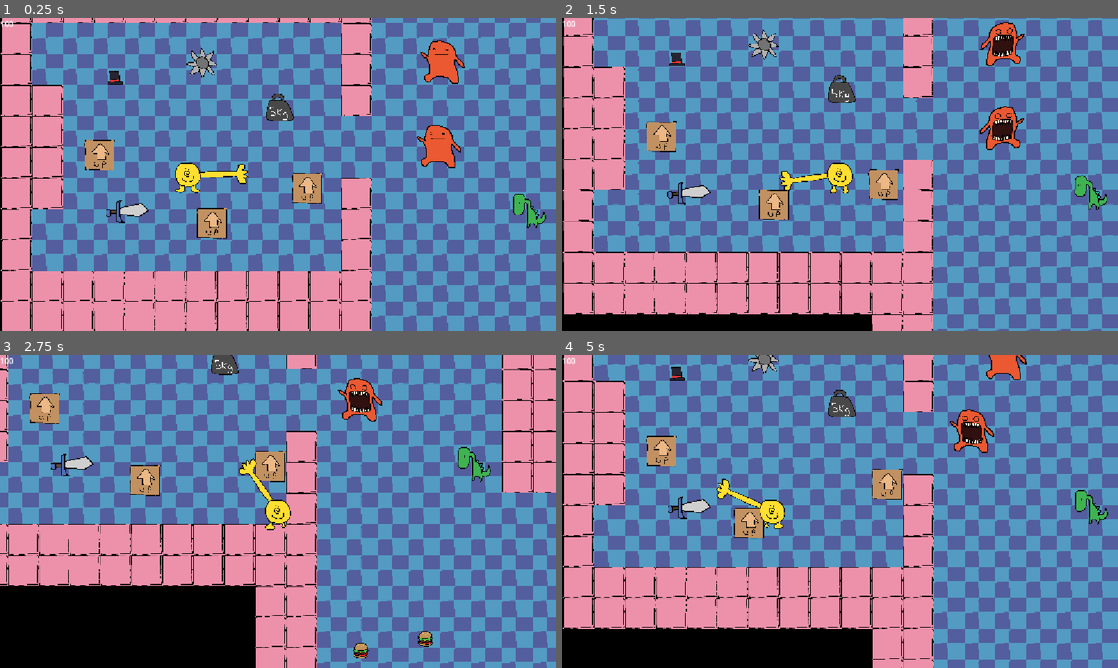
Above: before the commit, frames 1-4 (two rows, left to right).
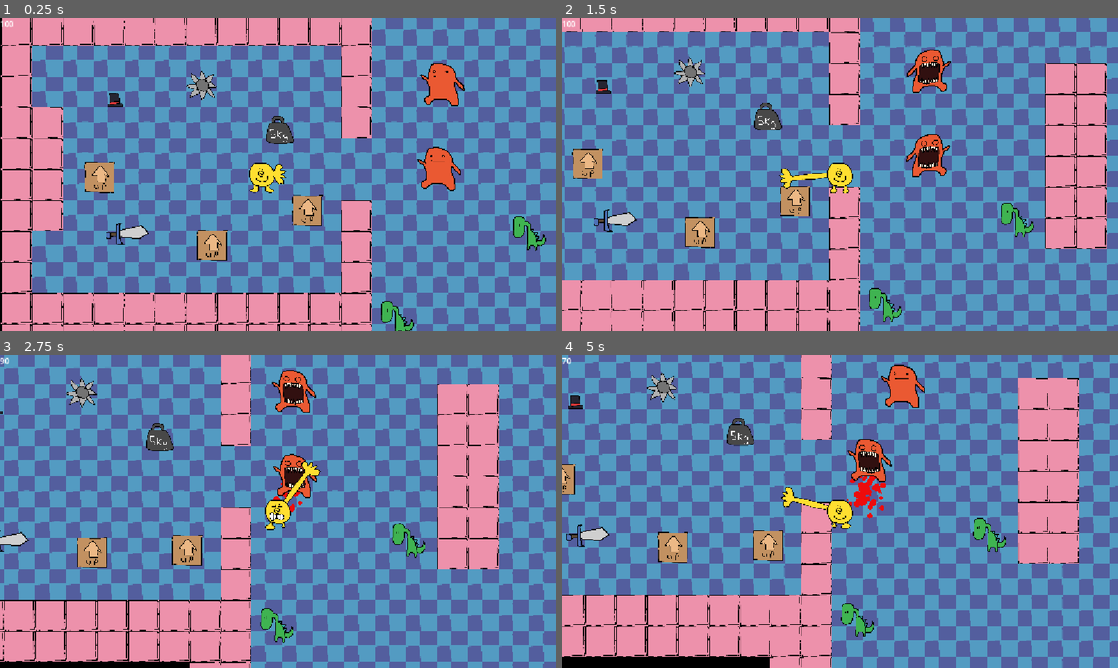
Above: after the commit, the same moments.

Repository: careeoki/yellow-game
Game: Godot game, scene res://levels/test_0.tscn
Two runs of this game, one before a commit and one after it. Both use one fixed random seed, a clock stepped at 60 frames per second and the inputs below.
Inputs (mouse positions are in pixels of both pictures, inside the frame that each line leads up to):
- Up to frame 1 (0.25 s): no input
- Up to frame 2 (1.5 s): tap Enter at 0.5 s; move the mouse to (962, 158) at 0.52 s; hold D (move_right) 0.53-1.28 s; click (962, 158) at 0.6 s; move the mouse to (728, 190) at 1.27 s; hold S (move_down) from 1.28 s (still down); click (728, 190) at 1.35 s
- Up to frame 3 (2.75 s): move the mouse to (333, 442) at 2.02 s; release S (move_down) at 2.03 s; hold D (move_right) from 2.03 s (still down); click (333, 442) at 2.1 s
- Up to frame 4 (5 s): move the mouse to (812, 574) at 2.77 s; release D (move_right) at 2.78 s; hold W (move_up) 2.78-3.53 s; click (812, 574) at 2.85 s; move the mouse to (1006, 558) at 3.52 s; hold A (move_left) from 3.53 s (still down); click (1006, 558) at 3.6 s; move the mouse to (673, 464) at 4.27 s; click (673, 464) at 4.35 s

The runs differ from the first frame. In frame 1, 56% of the frame differs, in the area x 0-100%, y 0-100%; in frame 2, 74%; in frame 3, 84%; in frame 4, 70%.

Commit message:
speech bubble with typing and sound and stuff

Diff:
--- /dev/null
+++ b/default_bus_layout.tres
@@ -0,0 +1,15 @@
+[gd_resource type="AudioBusLayout" format=3 uid="uid://caeadec5cvh50"]
+
+[resource]
+bus/1/name = &"Music"
+bus/1/solo = false
+bus/1/mute = false
+bus/1/bypass_fx = false
+bus/1/volume_db = 0.0
+bus/1/send = &"Master"
+bus/2/name = &"Sounds"
+bus/2/solo = false
+bus/2/mute = false
+bus/2/bypass_fx = false
+bus/2/volume_db = 0.0
+bus/2/send = &"Master"
--- a/enemy/monster.tscn
+++ b/enemy/monster.tscn
@@ -225,6 +225,7 @@
 mass = 10.0
 lock_rotation = true
 script = ExtResource("1_m5fee")
+max_health = 30
 
 [node name="AnimatedSprite2D" type="AnimatedSprite2D" parent="." unique_id=1441428525]
 sprite_frames = SubResource("SpriteFrames_jvei7")
@@ -249,7 +250,7 @@
 debug_color = Color(0.85776323, 0.35203984, 0.26527506, 0.41960785)
 
 [node name="HurtBox" parent="." unique_id=1365596131 instance=ExtResource("5_fgl01")]
-damage = 25
+damage = 10
 dynamic_knockback = false
 
 [node name="CollisionShape2D" type="CollisionShape2D" parent="HurtBox" unique_id=642470824]
--- a/gui/dialog/speech_bubble.gd
+++ b/gui/dialog/speech_bubble.gd
@@ -1,17 +1,95 @@
-extends Node2D
-@onready var dialog: RichTextLabel = $Dialog
+class_name SpeechBubble extends Control
 
-var typing_speed: float = 60
-var typing_time: float
+signal letter_added(letter: String)
+signal finished_typing
 
-func show_dialog(text: String) -> void:
+
+var target: Marker2D = null
+
+var active: bool = false
+var text_in_progress: bool = false
+
+var text_speed: float = 0.03
+var text_length: int = 0
+var plain_text: String
+
+@onready var dialog: RichTextLabel = $MarginContainer/TextMargins/Dialog
+@onready var margin_container: MarginContainer = $MarginContainer
+@onready var timer: Timer = $Timer
+@onready var audio_stream_player_2d: AudioStreamPlayer2D = $AudioStreamPlayer2D
+@onready var tail_sprite: Sprite2D = $TailSprite
+
+func _ready() -> void:
+	hide()
+	timer.timeout.connect(_on_timer_timeout)
+	letter_added.connect(_new_letter_added)
+	finished_typing.connect(exit_dialog)
+
+func show_dialog(text: String, marker: Marker2D) -> void:
+	active = true
+	show()
+	move_to_position(marker)
+
 	dialog.text = text
+
 	dialog.visible_characters = 0
-	typing_time = 0
-	while dialog.visible_characters < dialog.get_total_character_count():
-		typing_time += get_process_delta_time()
-		dialog.visible_characters = typing_speed * typing_time as int
-		await get_tree().process_frame
-	if dialog.visible_characters == dialog.get_total_character_count():
-		await get_tree().create_timer(1).timeout
-		queue_free()
+	text_length = dialog.get_total_character_count()
+	plain_text = dialog.get_parsed_text()
+	text_in_progress = true
+	start_timer(text_speed)
+
+	pop_in()
+
+func exit_dialog():
+		await get_tree().create_timer(2).timeout
+		await pop_out()
+		hide()
+		target = null
+		active = false
+
+func move_to_position(marker: Marker2D):
+	global_position = marker.get_global_transform_with_canvas().origin
+	target = marker
+
+func _physics_process(_delta: float) -> void:
+	if target:
+		global_position = global_position.lerp(target.get_global_transform_with_canvas().origin, 0.3)
+
+
+func start_timer(speed: float) -> void:
+	timer.wait_time = speed
+	timer.start()
+	pass
+
+func _on_timer_timeout() -> void:
+	dialog.visible_characters += 1
+	if dialog.visible_characters <= text_length:
+		letter_added.emit(plain_text[dialog.visible_characters - 1])
+	else:
+		text_in_progress = false
+		finished_typing.emit()
+	pass
+
+func _new_letter_added(l: String) -> void:
+	if not ' !?,.:;"'.contains(l):
+		audio_stream_player_2d.play()
+	if not '!?,.:;"'.contains(l):
+		start_timer(text_speed)
+	else:
+		start_timer(0.06)
+
+
+func pop_in():
+	var tween = create_tween()
+	scale = Vector2.ZERO
+	tween.set_trans(Tween.TRANS_CUBIC)
+	tween.tween_property(self, "scale", Vector2(0.5, 0.5), 0.5)
+	await tween.finished
+	return true
+
+func pop_out():
+	var tween = create_tween()
+	tween.set_trans(Tween.TRANS_CUBIC)
+	tween.tween_property(self, "scale", Vector2.ZERO, 0.5)
+	await tween.finished
+	return true
--- a/gui/dialog/speech_bubble.tscn
+++ b/gui/dialog/speech_bubble.tscn
@@ -1,28 +1,67 @@
 [gd_scene format=3 uid="uid://d1wjg7kkmhtfi"]
 
 [ext_resource type="Script" uid="uid://cjiw4f5hao8ol" path="res://gui/dialog/speech_bubble.gd" id="1_0ei45"]
+[ext_resource type="Texture2D" uid="uid://l2gw7f8s8ipa" path="res://assets/ui/speech_bubble.png" id="2_d6ctv"]
+[ext_resource type="Texture2D" uid="uid://bx6eu6b5bvkbm" path="res://assets/ui/speech_bubble_tail.png" id="3_jtcu2"]
+[ext_resource type="AudioStream" uid="uid://jnlfakd7wel5" path="res://assets/sound/davidsraba-hit-sound.wav" id="4_e4456"]
 
-[sub_resource type="Theme" id="Theme_0ei45"]
-default_font_size = 54
-
-[node name="SpeechBubble" type="Node2D" unique_id=57572197]
+[node name="SpeechBubble" type="Control" unique_id=1265431834]
 z_index = 5
+layout_mode = 3
+anchors_preset = 0
+scale = Vector2(0.5, 0.5)
 script = ExtResource("1_0ei45")
 
-[node name="Dialog" type="RichTextLabel" parent="." unique_id=1504431904]
+[node name="MarginContainer" type="MarginContainer" parent="." unique_id=483405390]
+layout_mode = 1
 anchors_preset = 7
 anchor_left = 0.5
 anchor_top = 1.0
 anchor_right = 0.5
 anchor_bottom = 1.0
-offset_left = -441.75
-offset_top = -134.0
-offset_right = 441.75
+offset_left = -300.0
+offset_top = -234.0
+offset_right = 300.0
+offset_bottom = -87.0
 grow_horizontal = 2
 grow_vertical = 0
-theme = SubResource("Theme_0ei45")
-text = "This is text"
+
+[node name="TextMargins" type="MarginContainer" parent="MarginContainer" unique_id=856868033]
+layout_mode = 2
+theme_override_constants/margin_left = 16
+theme_override_constants/margin_top = 16
+theme_override_constants/margin_right = 16
+theme_override_constants/margin_bottom = 16
+
+[node name="Dialog" type="RichTextLabel" parent="MarginContainer/TextMargins" unique_id=1504431904]
+z_index = 1
+layout_mode = 2
+theme_override_colors/default_color = Color(0, 0, 0, 1)
+theme_override_font_sizes/normal_font_size = 40
+theme_override_font_sizes/bold_font_size = 40
+bbcode_enabled = true
+text = "This is textaaaaaaaaaaa"
 fit_content = true
 scroll_active = false
 horizontal_alignment = 1
 vertical_alignment = 1
+visible_characters_behavior = 1
+
+[node name="NinePatchRect" type="NinePatchRect" parent="MarginContainer" unique_id=424935328]
+layout_mode = 2
+texture = ExtResource("2_d6ctv")
+patch_margin_left = 64
+patch_margin_top = 64
+patch_margin_right = 64
+patch_margin_bottom = 64
+
+[node name="TailSprite" type="Sprite2D" parent="." unique_id=1815891058]
+position = Vector2(0, -48)
+texture = ExtResource("3_jtcu2")
+
+[node name="AudioStreamPlayer2D" type="AudioStreamPlayer2D" parent="." unique_id=1227378247]
+stream = ExtResource("4_e4456")
+bus = &"Sounds"
+
+[node name="Timer" type="Timer" parent="." unique_id=1767881895]
+one_shot = true
--- a/gui/player_hud/player_hud.gd
+++ b/gui/player_hud/player_hud.gd
@@ -2,6 +2,7 @@
 
 @onready var health: RichTextLabel = $Health
 @onready var game_over: MarginContainer = $GameOver
+@onready var speech_bubble: SpeechBubble = $SpeechBubble
 
 func _ready() -> void:
 	PlayerManager.player.health_changed.connect(update_health)
--- a/gui/player_hud/player_hud.tscn
+++ b/gui/player_hud/player_hud.tscn
@@ -2,6 +2,7 @@
 
 [ext_resource type="Script" uid="uid://cal7dxh7oemg1" path="res://gui/player_hud/player_hud.gd" id="1_iitac"]
 [ext_resource type="PackedScene" uid="uid://bcsgrupv2mf4f" path="res://gui/player_hud/game_over.tscn" id="2_qr6o2"]
+[ext_resource type="PackedScene" uid="uid://d1wjg7kkmhtfi" path="res://gui/dialog/speech_bubble.tscn" id="3_7q0kn"]
 
 [node name="PlayerHUD" type="CanvasLayer" unique_id=773952696]
 script = ExtResource("1_iitac")
@@ -12,3 +13,9 @@
 text = "100"
 
 [node name="GameOver" parent="." unique_id=791499998 instance=ExtResource("2_qr6o2")]
+
+[node name="SpeechBubble" parent="." unique_id=1265431834 instance=ExtResource("3_7q0kn")]
+offset_left = 330.0
+offset_top = 462.0
+offset_right = 330.0
+offset_bottom = 462.0
--- a/levels/test_0.tscn
+++ b/levels/test_0.tscn
@@ -48,7 +48,7 @@
 position = Vector2(2138, -672)
 
 [node name="PlayerSpawn" parent="." unique_id=809507729 instance=ExtResource("8_ndrhr")]
-position = Vector2(21, 271)
+position = Vector2(635, 86)
 
 [node name="LevelTransition" parent="." unique_id=843676590 instance=ExtResource("10_q6ylf")]
 position = Vector2(2563, -2011)
@@ -57,10 +57,14 @@
 
 [node name="TestNPC" parent="." unique_id=39668024 instance=ExtResource("11_ka8eb")]
 position = Vector2(2841, 560)
-dialog_text = "You can Eat, a Burger's"
+dialog_text = "You can Eat, a [wave]Burger's[/wave]"
 
 [node name="Hamburger" parent="." unique_id=966205641 instance=ExtResource("12_22mt6")]
 position = Vector2(1844, 2117)
 
 [node name="Hamburger2" parent="." unique_id=140513976 instance=ExtResource("12_22mt6")]
 position = Vector2(2378, 2018)
+
+[node name="TestNPC2" parent="." unique_id=1191112225 instance=ExtResource("11_ka8eb")]
+position = Vector2(1747, 1263)
+dialog_text = "Flip! FLip! Flip thoes burgers! Those burger Dont forget the cheese! Flip those burgers"
--- a/npc/scripts/npc.gd
+++ b/npc/scripts/npc.gd
@@ -1,19 +1,20 @@
 class_name NPC extends RigidBody2D
 
-const SPEECH_BUBBLE = preload("uid://d1wjg7kkmhtfi")
 
 @export var dialog_text: String = "You couldn't read the symbols..."
 @onready var bubble_marker: Marker2D = $BubbleMarker
 
+var is_dialog: bool = false
 
 func create_dialog():
-	print("tired")
-	var speech_bubble = SPEECH_BUBBLE.instantiate()
-	add_child(speech_bubble)
-	speech_bubble.global_position = bubble_marker.global_position
-	speech_bubble.show_dialog(dialog_text)
+	if not is_dialog and not PlayerHud.speech_bubble.active:
+		is_dialog = true
+		PlayerHud.speech_bubble.show_dialog(dialog_text, bubble_marker)
 
 
+func _process(delta: float) -> void:
+	if is_dialog and PlayerHud.speech_bubble.active == false:
+		is_dialog = false
 
 # keep dialog open until the player walks away
 # player can click again to advance dialog
--- a/objects/sword.tscn
+++ b/objects/sword.tscn
@@ -37,9 +37,11 @@
 stream = ExtResource("3_yas8w")
 volume_db = -14.49
 pitch_scale = 0.89
+bus = &"Sounds"
 
 [node name="HurtBox" parent="." unique_id=1365596131 instance=ExtResource("4_eda0f")]
 position = Vector2(148, 0)
+damage = 2
 
 [node name="CollisionShape2D" type="CollisionShape2D" parent="HurtBox" unique_id=1037972829]
 shape = SubResource("RectangleShape2D_gcno7")
--- a/player/player.tscn
+++ b/player/player.tscn
@@ -249,21 +249,21 @@
 volume_db = -5.832
 
 [node name="FaceSprite" type="AnimatedSprite2D" parent="." unique_id=1203064397]
-z_index = 1
+z_index = 2
 sprite_frames = SubResource("SpriteFrames_uw77l")
 animation = &"damage_states"
 script = ExtResource("9_32hag")
 
 [node name="ArmSprite" type="Sprite2D" parent="." unique_id=1629120050]
+z_index = 1
 texture = ExtResource("5_qjkh3")
 offset = Vector2(200, 0)
 
 [node name="LegSprite" type="AnimatedSprite2D" parent="." unique_id=1368097961]
+z_index = -1
 position = Vector2(0, 120)
 sprite_frames = SubResource("SpriteFrames_tqiix")
-animation = &"walk"
-frame = 2
-frame_progress = 0.85428613
+animation = &"idle"
 
 [node name="Camera2D" type="Camera2D" parent="." unique_id=997042604]
 zoom = Vector2(0.25, 0.25)
Binary file changed: assets/ui/speech_bubble.png
Binary file added: assets/ui/speech_bubble_tail.png
Not shown, added: assets/ui/speech_bubble_tail.png.import
